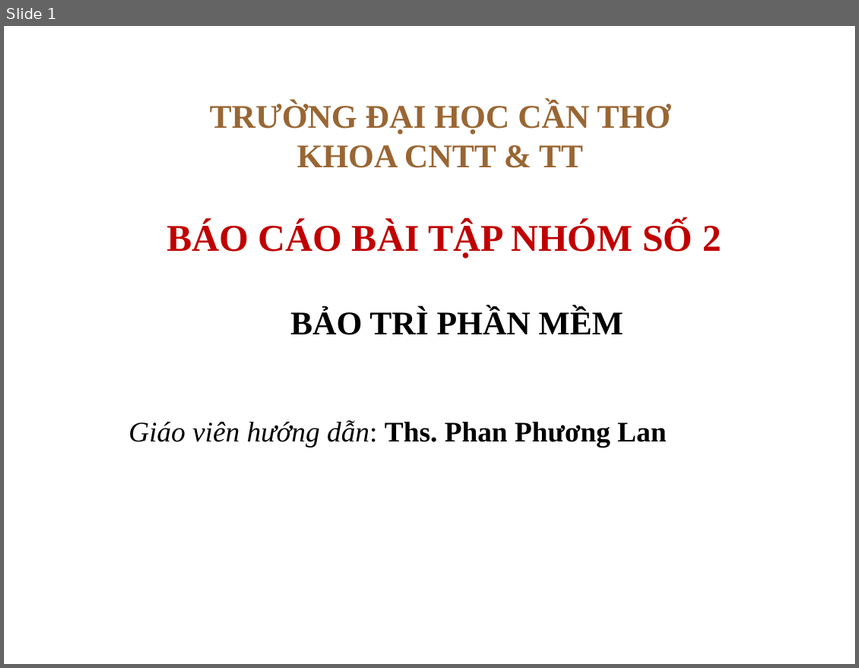
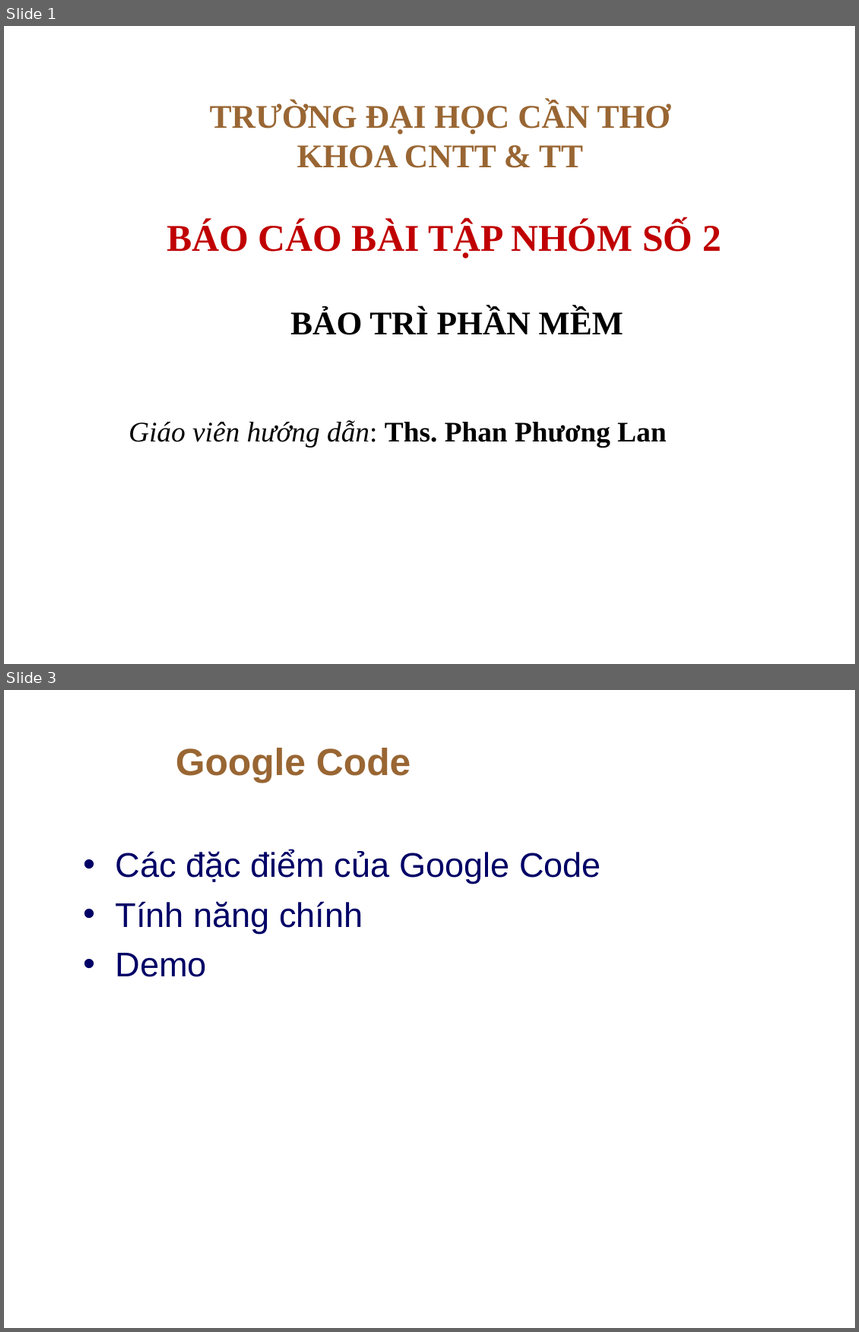
Before and after one commit to thanhphi0127/manager-configuration, a slide deck: doc/baitapso1/NHOM5_BAOCAO_BT1.ppt. Shown one above the other, each under a label of ours: slide 1 before the commit, slides 1 and 3 after it; the slides between them are not shown. The pictures are 859x668 and 859x1332 pixels, drawn with LibreOffice and Linux fonts; fonts in the diff are those of the drawing; background and template pictures are left out. Boxes give left, top, right and bottom in pixels: in the first picture for what was removed or moved away, otherwise in the second. Text is boxed around its words. In the diff, an @@ line names an element or a change of style, - is before the commit and + after.

```diff
--- a/doc/baitapso1/NHOM5_BAOCAO_BT1.ppt
+++ b/doc/baitapso1/NHOM5_BAOCAO_BT1.ppt
@@ slide 3 added at <box>4,690,855,1328</box>, background picture (left out) @@
@@ title added at <box>176,748,411,783</box>, 32 pt, text #996633, bold @@
+Google Code
@@ text added at <box>116,850,601,977</box>, 29 pt, text #000066 @@
+• Các đặc điểm của Google Code
+• Tính năng chính
+• Demo
```
Also in this commit, not shown: 2 other slides added, 2 slides removed.
